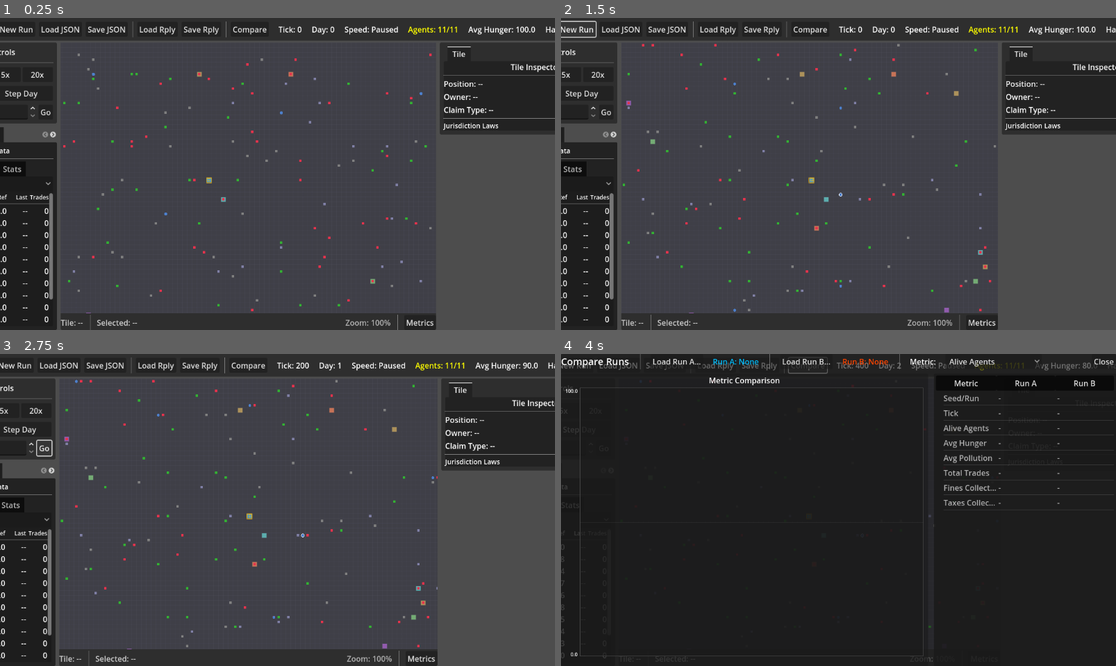
Above: before the commit, frames 1-4 (two rows, left to right).
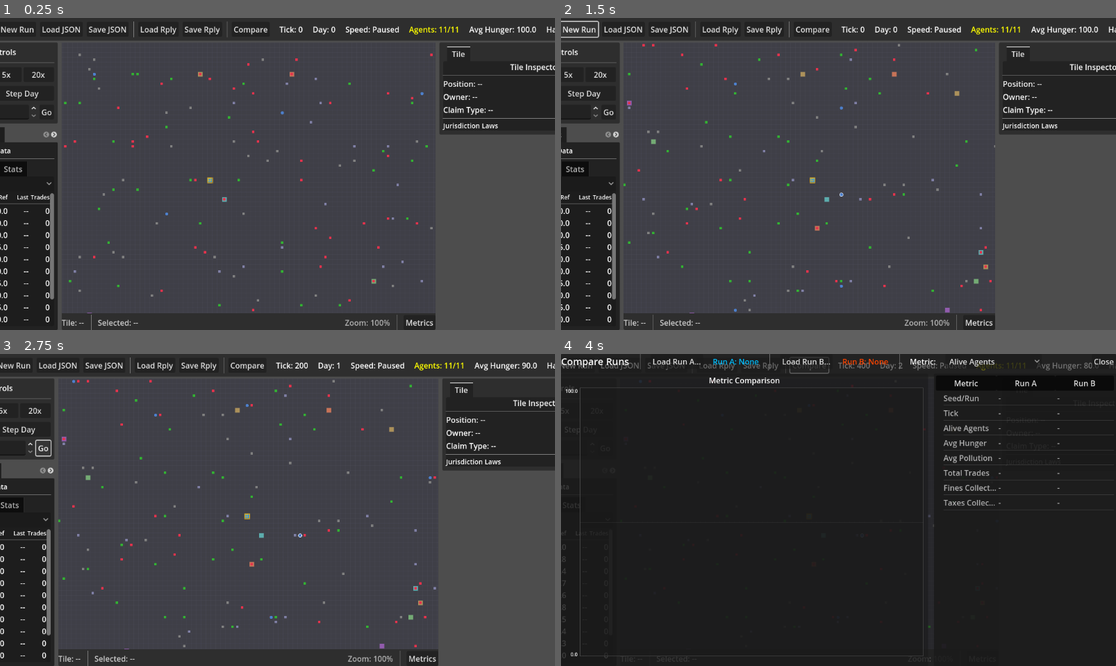
Above: after the commit, the same moments.

Repository: dfrer/societies
Game: Godot game, scene res://viz/visualizer_main.tscn
Two runs of this game, one before a commit and one after it. Both use one fixed random seed, a clock stepped at 60 frames per second and the inputs below.
Inputs:
- Up to frame 1 (0.25 s): no input
- Up to frame 2 (1.5 s): click "New Run" at 0.5 s; click "New Run" at 1.25 s
- Up to frame 3 (2.75 s): click "Go" at 2 s
- Up to frame 4 (4 s): click "Go" at 2.75 s; click "Compare" at 3.5 s

The runs differ from the first frame. In frame 1, 3.3% of the frame differs, in the area x 0-100%, y 1-100%; in frame 2, 4.0%; in frame 3, 4.1%; in frame 4, 0.7%.

Commit message:
Add tuning entry for gather blocked cancel threshold

Diff:
--- a/config/tuning.json
+++ b/config/tuning.json
@@ -123,6 +123,7 @@
     "job_board_build_site_post_limit": 10,
     "job_board_haul_post_limit": 10,
     "job_board_farm_task_post_limit": 10,
+    "job_board_gather_blocked_cancel_threshold": 3,
     "job_board_max_inactive": 200,
     "task_project_system_enabled": true,
     "project_max_stale_ticks": 240,
--- a/sim/tuning.gd
+++ b/sim/tuning.gd
@@ -282,6 +282,7 @@
 	_add_schema("job_board_build_site_post_limit", "int", false, 10, 0, 10000, "Build-site activity cap")
 	_add_schema("job_board_haul_post_limit", "int", false, 10, 0, 10000, "Haul activity cap")
 	_add_schema("job_board_farm_task_post_limit", "int", false, 10, 0, 10000, "Farm task activity cap")
+	_add_schema("job_board_gather_blocked_cancel_threshold", "int", false, 3, 0, 10000, "Blocked gather cancel threshold")
 	_add_schema("job_board_max_inactive", "int", false, 200, 0, 10000, "Max inactive activities to retain")
 	_add_schema("task_project_system_enabled", "bool", false, true, 0, 0, "Enable task/project system phase")
 	_add_schema("project_max_stale_ticks", "int", false, 240, 0, 100000, "Max ticks before abandoning projects")
